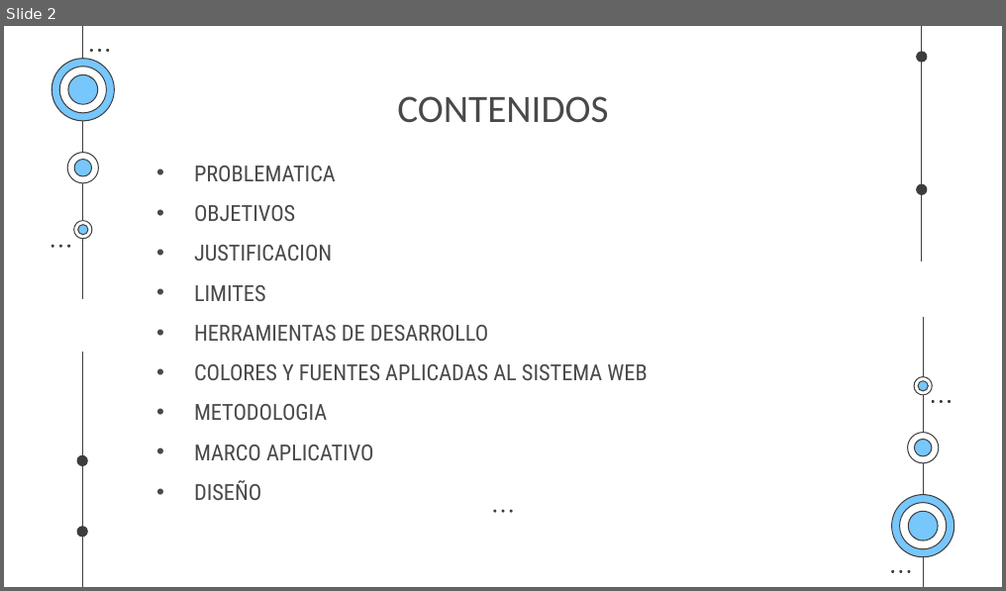
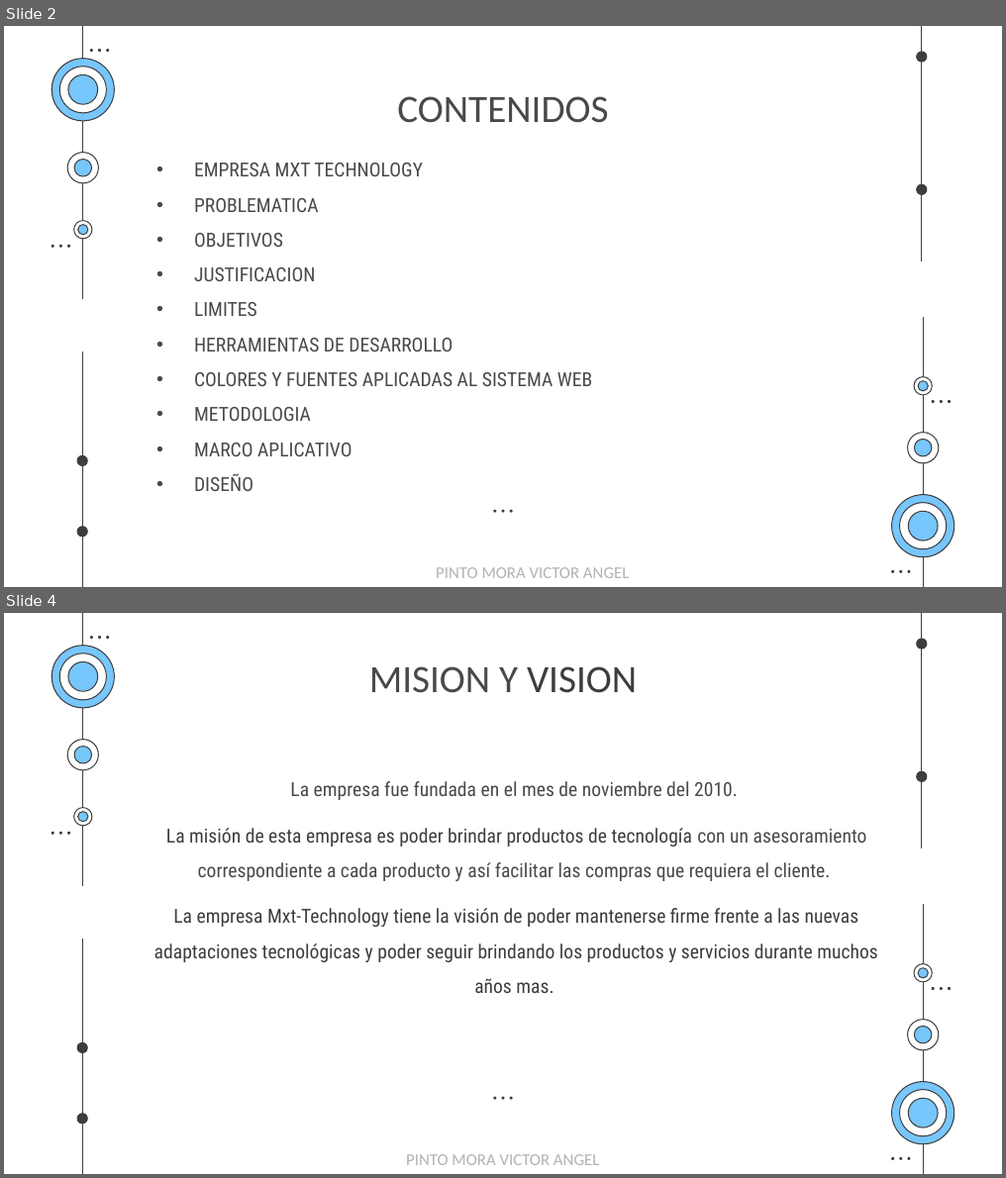
Before and after one commit to EgCooper/Mxt-Technology, a slide deck: Documentacion/Mxt-Technology Presentacion.pptx. Shown one above the other, each under a label of ours: slide 2 before the commit, slides 2 and 4 after it; the slides between them are not shown. The pictures are 1006x591 and 1006x1178 pixels, drawn with LibreOffice and Linux fonts; fonts in the diff are those of the drawing. Boxes give left, top, right and bottom in pixels: in the first picture for what was removed or moved away, otherwise in the second. Text is boxed around its words. In the diff, an @@ line names an element or a change of style, - is before the commit and + after.

Commit message:
Mxt-Technology

```diff
--- a/Documentacion/Mxt-Technology Presentacion.pptx
+++ b/Documentacion/Mxt-Technology Presentacion.pptx
@@ slide 4 added at (4,613,1002,1174), background #FFFFFF; not listed: 51 template elements that a slide beside it also shows @@
@@ title added at (369,666,637,693), 28 pt, text #494949 @@
+MISION Y VISION
@@ subtitle added at (154,781,878,993), 14 pt, text #3D3D3D @@
+La empresa fue fundada en el mes de noviembre del 2010.
+La misión de esta empresa es poder brindar productos de tecnología con un asesoramiento correspondiente a cada producto y así facilitar las compras que requiera el cliente.
+La empresa Mxt-Technology tiene la visión de poder mantenerse firme frente a las nuevas adaptaciones tecnológicas y poder seguir brindando los productos y servicios durante muchos años mas.
@@ text added at (406,1155,599,1165), 12 pt, text #B2B2B2 @@
+PINTO MORA VICTOR ANGEL
@@ slide 2 changed as well @@
@@ subtitle at (194,163,423,176): paragraph added @@
+• EMPRESA MXT TECHNOLOGY
@@ subtitle at (194,198,592,491): size 16 to 14 pt in "PROBLEMATICA", "OBJETIVOS", "JUSTIFICACION", "LIMITES" and 5 more places @@
@@ text added at (436,568,629,578), 12 pt, text #B2B2B2 @@
+PINTO MORA VICTOR ANGEL
```
Also in this commit, not shown: 35 other slides changed, 9 other slides added, 2 slides removed, 1 other file.
